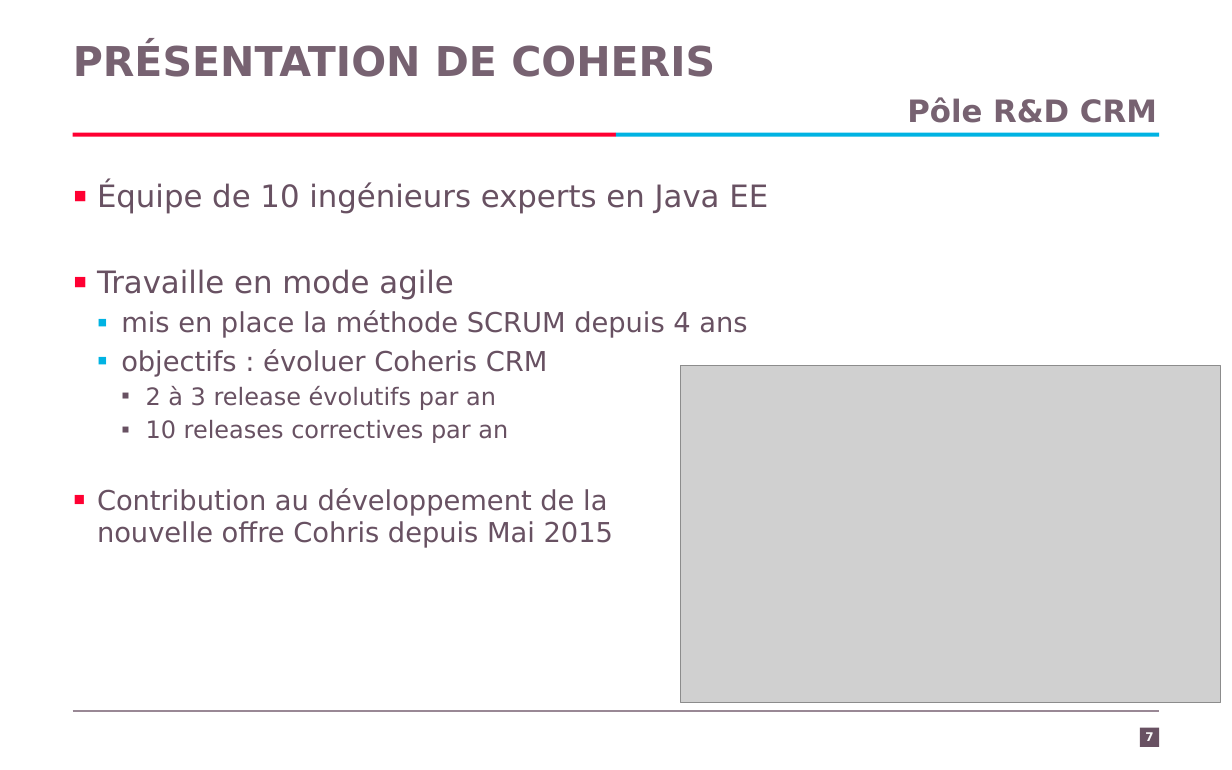
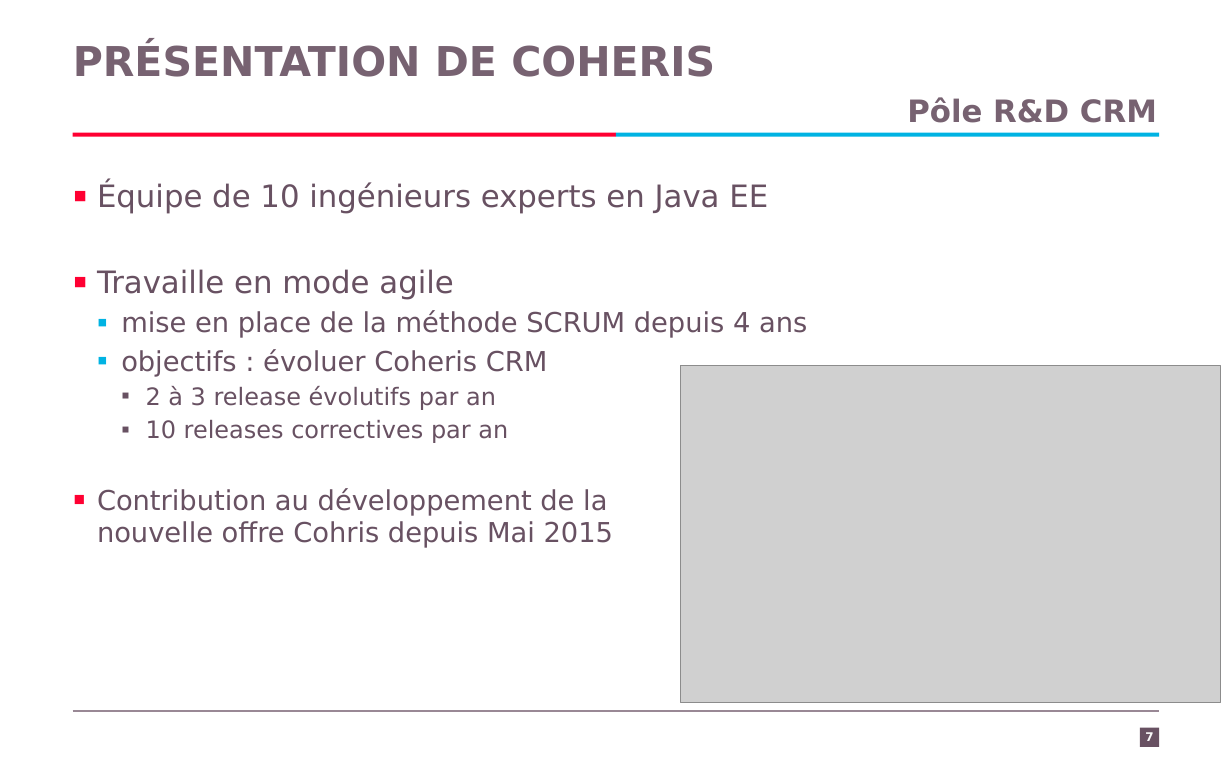
Before and after one commit to Kingsousse/Intership-Report-CRM, a slide deck: slide 7 of presentation.pptx. Drawn at 1232x770 pixels with LibreOffice and Linux fonts; fonts in the diff are those of the drawing; grey boxes stand for pictures; background and template pictures are left out. Boxes give left, top, right and bottom in pixels: in the first picture for what was removed or moved away, otherwise in the second. Text is boxed around its words. In the diff, an @@ line names an element or a change of style, - is before the commit and + after.

```diff
--- a/presentation.pptx
+++ b/presentation.pptx
@@ text at [121,310,807,338]: text changed @@
-  ▪ mis en place la méthode SCRUM depuis 4 ans
+  ▪ mise en place de la méthode SCRUM depuis 4 ans
```
Also in this commit, not shown: 9 other slides changed, 1 other file.
